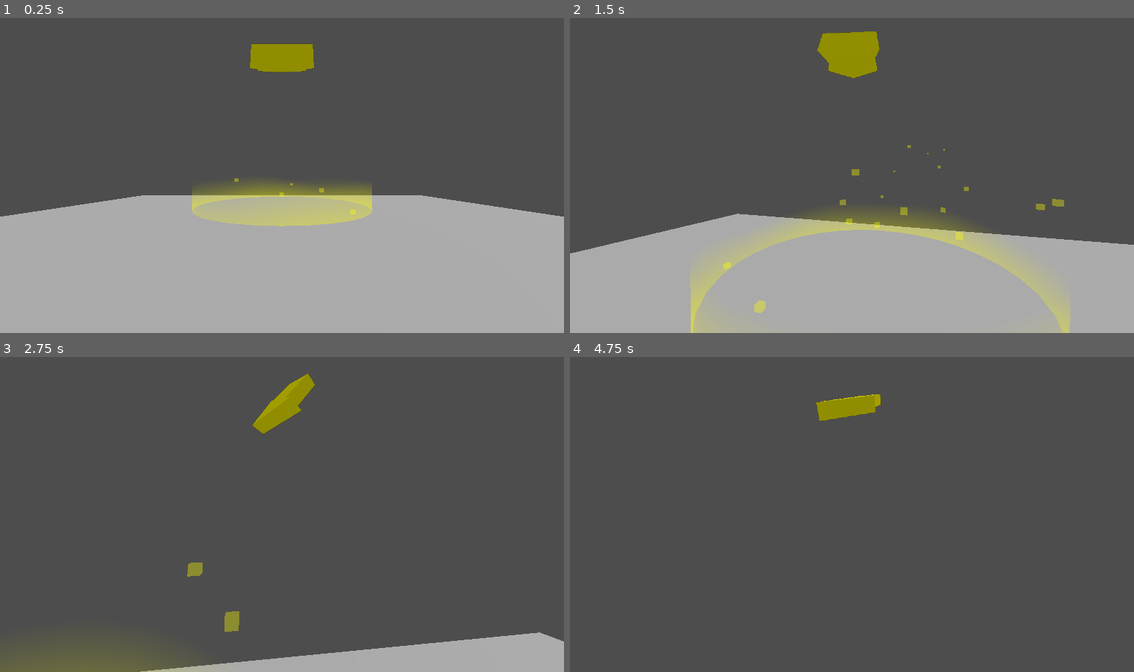
Above: before the commit, frames 1-4 (two rows, left to right).
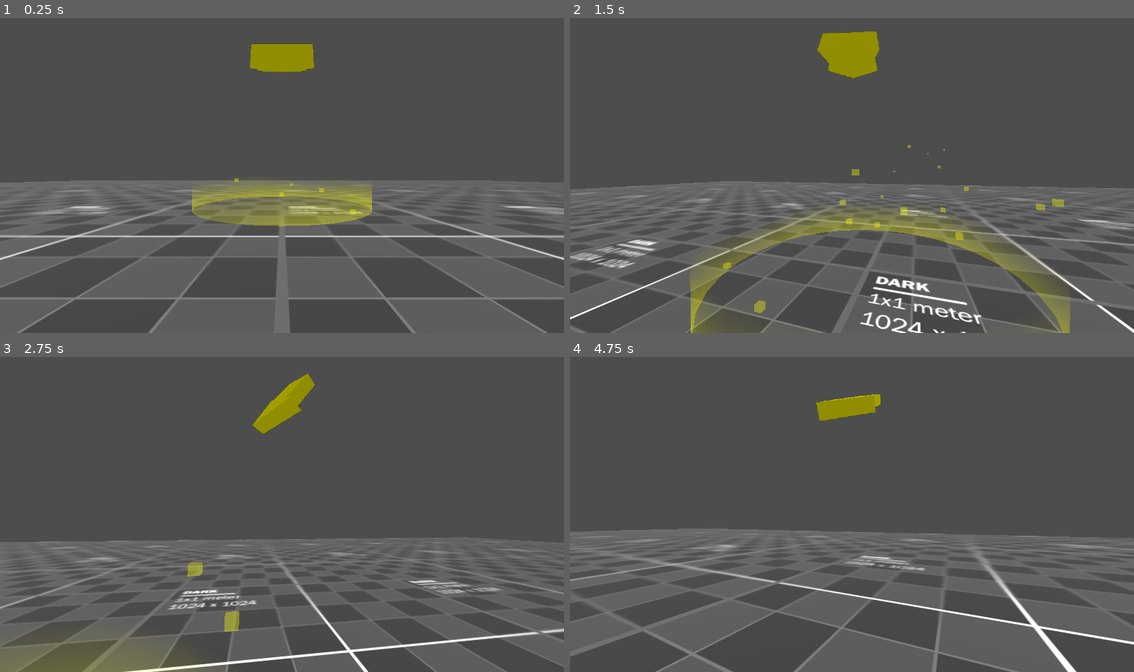
Above: after the commit, the same moments.

Repository: dairycultist/CityZoomer
Game: Godot game, scene res://game_scene.tscn
Two runs of this game, one before a commit and one after it. Both use one fixed random seed, a clock stepped at 60 frames per second and the inputs below.
Inputs (mouse positions are in pixels of both pictures, inside the frame that each line leads up to):
- Up to frame 1 (0.25 s): no input
- Up to frame 2 (1.5 s): tap Enter at 0.5 s; move the mouse to (880, 172) at 0.52 s; hold Space (jump) 0.53-1.28 s; hold W (walk_up) from 0.53 s (still down); move the mouse to (823, 175) at 1.27 s; tap Space (jump) at 1.35 s
- Up to frame 3 (2.75 s): keep holding W (walk_up); tap Space (jump) at 1.52, 1.82 s; move the mouse to (293, 508) at 2.02 s; hold Space (jump) from 2.03 s (still down)
- Up to frame 4 (4.75 s): keep holding W (walk_up); move the mouse to (846, 517) at 2.77 s; release Space (jump) at 2.78 s; tap Space (jump) at 2.85, 3.02, 3.32, 4.35, 4.52 s; move the mouse to (891, 517) at 3.52 s; hold Space (jump) 3.53-4.28 s; move the mouse to (806, 508) at 4.27 s

The runs differ from the first frame. In frame 1, 45% of the frame differs, in the area x 0-100%, y 51-100%; in frame 2, 38%; in frame 3, 14%; in frame 4, 11%.

Commit message:
Tweak bhopping; Add checkpoint detection

Diff:
--- /dev/null
+++ b/checkpoint.gd
@@ -0,0 +1,7 @@
+extends Area3D
+
+func _ready() -> void:
+	self.body_entered.connect(_test_for_player)
+
+func _test_for_player(_area: Node3D):
+	print("test")
--- a/checkpoint_compass.gd
+++ b/checkpoint_compass.gd
@@ -1,11 +1,11 @@
 extends MeshInstance3D
 
-@export var player_camera : Node3D
-@export var target : Node3D
+@onready var player_camera: Node3D = $"/root/GameScene/Player/Camera3D"
+@onready var checkpoint: Node3D = $"/root/GameScene/Checkpoint"
 
 func _process(_delta: float) -> void:
 
-	look_at_from_position(target.global_position, player_camera.global_position)
+	look_at_from_position(checkpoint.global_position, player_camera.global_position)
 	position = Vector3(0, 0, -2)
 	rotation.y -= player_camera.global_rotation.y
 	rotation.x += player_camera.global_rotation.x
--- a/game_scene.tscn
+++ b/game_scene.tscn
@@ -1,17 +1,25 @@
-[gd_scene load_steps=17 format=3 uid="uid://bd1sgkptmj0mo"]
+[gd_scene load_steps=21 format=3 uid="uid://bd1sgkptmj0mo"]
 
+[ext_resource type="Texture2D" uid="uid://bpc3ff6kuxm3m" path="res://debug.png" id="2_kdryc"]
 [ext_resource type="Script" uid="uid://db4nmoieo5cus" path="res://player_controller.gd" id="2_po0ka"]
 [ext_resource type="Shader" uid="uid://cmr01vxyryoq2" path="res://checkpoint.gdshader" id="2_v1wow"]
 [ext_resource type="ArrayMesh" uid="uid://1civrybn8gm7" path="res://checkpoint.obj" id="3_v1wow"]
 [ext_resource type="ArrayMesh" uid="uid://dc4oajsqudg75" path="res://arrow.obj" id="4_mixcd"]
+[ext_resource type="Script" uid="uid://cx5pf7j1ca2mx" path="res://checkpoint.gd" id="5_6e45b"]
 [ext_resource type="Script" uid="uid://d0x1o3jgcm7k0" path="res://checkpoint_compass.gd" id="5_mj2jn"]
 
 [sub_resource type="CapsuleShape3D" id="CapsuleShape3D_mlf6e"]
 
 [sub_resource type="WorldBoundaryShape3D" id="WorldBoundaryShape3D_mlf6e"]
 
+[sub_resource type="StandardMaterial3D" id="StandardMaterial3D_6e45b"]
+albedo_texture = ExtResource("2_kdryc")
+metallic_specular = 0.0
+uv1_scale = Vector3(10, 10, 10)
+
 [sub_resource type="PlaneMesh" id="PlaneMesh_mlf6e"]
-size = Vector2(20, 30)
+material = SubResource("StandardMaterial3D_6e45b")
+size = Vector2(100, 100)
 
 [sub_resource type="Environment" id="Environment_mixcd"]
 background_mode = 1
@@ -60,6 +68,9 @@
 material = SubResource("StandardMaterial3D_e35lh")
 size = Vector3(0.2, 0.2, 0.2)
 
+[sub_resource type="CylinderShape3D" id="CylinderShape3D_kdryc"]
+radius = 4.0
+
 [node name="GameScene" type="Node3D"]
 
 [node name="Player" type="CharacterBody3D" parent="."]
@@ -107,22 +118,22 @@
 size = 2.5
 far = 5.0
 
-[node name="CheckpointCompass" type="MeshInstance3D" parent="SubViewportContainer/SubViewport/Camera3D" node_paths=PackedStringArray("player_camera", "target")]
+[node name="CheckpointCompass" type="MeshInstance3D" parent="SubViewportContainer/SubViewport/Camera3D"]
 transform = Transform3D(1, 0, 0, 0, 1, 0, 0, 0, 1, 0, 0, -2)
 layers = 512
 material_override = SubResource("StandardMaterial3D_mj2jn")
 mesh = ExtResource("4_mixcd")
 skeleton = NodePath("../..")
 script = ExtResource("5_mj2jn")
-player_camera = NodePath("../../../../Player/Camera3D")
-target = NodePath("../../../../Checkpoint")
 
 [node name="DirectionalLight3D" type="DirectionalLight3D" parent="SubViewportContainer/SubViewport/Camera3D"]
 transform = Transform3D(0.564107, -0.634939, 0.527859, -0.602696, 0.120347, 0.788843, -0.564394, -0.763131, -0.314787, 0, 0, 0)
 layers = 512
 
-[node name="Checkpoint" type="Node3D" parent="."]
+[node name="Checkpoint" type="Area3D" parent="."]
 transform = Transform3D(1, 0, 0, 0, 1, 0, 0, 0, 1, 0, 0, -10)
+priority = 600
+script = ExtResource("5_6e45b")
 
 [node name="Mesh" type="MeshInstance3D" parent="Checkpoint"]
 transform = Transform3D(1, 0, 0, 0, 1, 0, 0, 0, 1, 0, 1, 0)
@@ -134,3 +145,7 @@
 amount = 20
 process_material = SubResource("ParticleProcessMaterial_6e45b")
 draw_pass_1 = SubResource("BoxMesh_mj2jn")
+
+[node name="CollisionShape3D" type="CollisionShape3D" parent="Checkpoint"]
+transform = Transform3D(1, 0, 0, 0, 1, 0, 0, 0, 1, 0, 1, 0)
+shape = SubResource("CylinderShape3D_kdryc")
--- a/player_controller.gd
+++ b/player_controller.gd
@@ -1,17 +1,16 @@
 extends CharacterBody3D
 
-@export_group("Movement")
 @export var mouse_sensitivity := 0.3
 
-@export var drag := 8
-@export var jump_speed := 8
-
+@export_group("Air Control")
 @export var accel: float = 25
 @export var max_velocity: float = 5
 
+@export_group("Misc Movement")
+@export var ground_friction := 8
+@export var jump_speed := 8
+
 var camera_pitch := 0.0
-
-var walk_mode := true
 
 func _ready() -> void:
 	Input.set_mouse_mode(Input.MOUSE_MODE_CAPTURED)
@@ -37,7 +36,7 @@
 		if Input.is_action_pressed("jump"):
 			velocity.y = jump_speed
 		else:
-			velocity = lerp(velocity, Vector3.ZERO, delta * drag)
+			velocity = lerp(velocity, Vector3.ZERO, ground_friction * delta)
 
 	move_and_slide()
 
Not shown, added: checkpoint.gd.uid
Binary file added: debug.png
Not shown, added: debug.png.import
